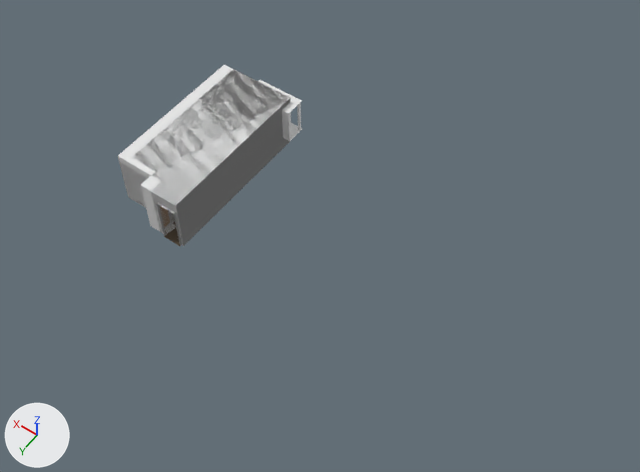
A saved change to the Blender file VRChat D20 2/Assets/Blender/D20.blend.
Both versions are drawn from a 50 mm camera at (-14.0, 13.6, 28.1) aimed at (-1.4, -4.0, 0.5). Every picture has the same lights, and +X, +Y and +Z are marked at lower left. The same objects are shown in both versions, whatever each file hides.

Names of what the first picture shows: 'Kitchen', 'Kitchen Collider'.
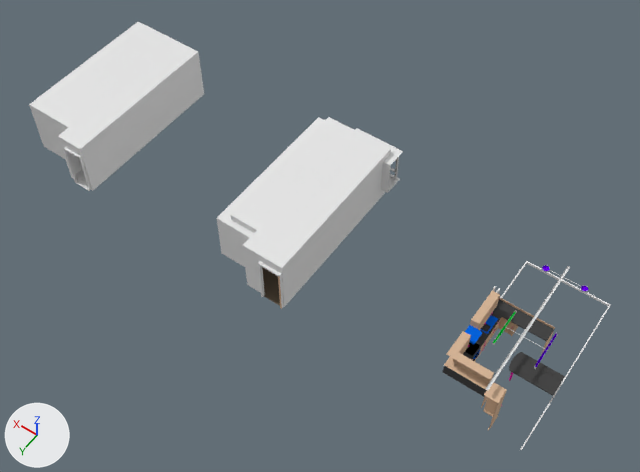
Where the change shows, as pixel boxes [x1, y1, x2, y2] in the pictures (640 x 472 px):
'Kitchen', reshaped, moved (7% taller)
    before: [119, 69, 302, 246]
    after: [217, 117, 403, 307]
'Kitchen Collider', moved
    before: [118, 65, 291, 245]
    after: [29, 22, 204, 191]
'Kitchen Fittings', added
    after: [442, 261, 611, 450]
    faces in mat_wood (beige #d5b597): [444, 290, 555, 430]
    faces in mat_countertop (dark grey #474747): [442, 299, 565, 397]
    faces in mat_white_plastic (white #e7e7e7): [486, 261, 611, 450]
    faces in mat_brushed_metal (blue #0767e7): [465, 315, 498, 359]
    faces in mat_lamp_off (purple #6900e7): [535, 266, 588, 367]
'Door Frame', added
    after: [258, 261, 284, 309]
    faces in mat_wall (white #e7e7e7): [258, 261, 284, 308]
'Kitchen Window', added
    after: [388, 157, 399, 190]
part 1 of me_cube_004, deleted
    before: [159, 102, 301, 227]
part 2 of me_cube_004, cut back
    before: [141, 185, 184, 246]
    after: [243, 246, 284, 306]

Patch to the scene script:
```diff
--- a/VRChat D20 2/Assets/Blender/D20.blend.py
+++ b/VRChat D20 2/Assets/Blender/D20.blend.py
@@ me_cube_004 @@
 # used by ob_kitchen; location = (4.25, 0.0, 0.0); rotation_euler = (1.571, 0.0, 0.0), in degrees (90, 0, 0)
-me_cube_004.from_pydata(...)  # 141 vertices, 89 faces; spans x -1.7..2.2, y 0.0..2.5, z 0.6..8.25
+me_cube_004.from_pydata(...)  # 36 vertices, 29 faces; spans x -1.7..2.2, y 0.0..2.5, z 0.65..8.25
+# me_cube_004 part 1: 8 loose pieces with 103 vertices, spanning x -1.65..2.2, y 0.0..2.25, z 0.7..8.2, are deleted
+# me_cube_004 part 2
+# 6 vertices are removed from x -1.25..-0.4, y 0.0..2.05, z 0.6..0.7
+# 7 faces are deleted
+# 2 vertices move from x -1.25..-0.4, y 0.0, z 0.7 to x -1.28..-0.37, y 0.0, z 0.7
+# 4 vertices are added at (-0.37, 2.09, 0.7), (-1.28, 2.09, 0.7), (-1.28, 0.0, 0.65), (-0.37, 0.0, 0.65)
+# 3 new faces join them, mat_wall (white #e7e7e7)
+# 1 new face joins them, mat_floor_kitchen (brown #6d604f)
 me_cube_004.materials.append(mat_wall)
 me_cube_004.materials.append(mat_floor_kitchen)
-me_cube_004.materials.append(mat_wood)  # beige #d5b597
-me_cube_004.materials.append(mat_countertop)  # dark grey #474747
-me_cube_004.materials.append(mat_chrome)  # pink #e700aa
@@ ob_kitchen @@
 ob_kitchen = bpy.data.objects.new('Kitchen', me_cube_004)
-ob_kitchen.location = (4.25, 0.0, 0.0)
+ob_kitchen.location = (-0.75, 0.0, 0.0)
 ob_kitchen.rotation_euler = (1.571, 0.0, 0.0)  # degrees (90, 0, 0)
@@ ob_kitchen_collider @@
 ob_kitchen_collider = bpy.data.objects.new('Kitchen Collider', me_cube_000)
-ob_kitchen_collider.location = (4.25, 0.0, 0.0)
+ob_kitchen_collider.location = (9.25, 0.0, 0.0)
 ob_kitchen_collider.rotation_euler = (1.571, 0.0, 0.0)  # degrees (90, 0, 0)
@@ ob_kitchen_fittings @@
+ob_kitchen_fittings = bpy.data.objects.new('Kitchen Fittings', me_cube_008)  # 1198 vertices, 877 faces; spans x -1.35..2.2, y 0.0..2.5, z 0.7..7.9; in mat_wood (beige #d5b597), mat_countertop (dark grey #474747), mat_chrome (pink #e700aa), mat_brushed_metal (blue #0767e7), mat_stovetop (black #000000), mat_white_plastic (white #e7e7e7), mat_lamp_off (purple #6900e7), mat_lamp_on (green #00e746); modifiers EDGE_SPLIT
+ob_kitchen_fittings.location = (-10.75, 0.0, 0.0)
+ob_kitchen_fittings.rotation_euler = (1.571, 0.0, 0.0)  # degrees (90, 0, 0)
@@ ob_kitchen_window @@
+ob_kitchen_window = bpy.data.objects.new('Kitchen Window', me_cube_011)  # 62 vertices, 44 faces; spans x -1.65..0.55, y 0.6..2.25, z 7.3..8.2; in mat_wall (white #e7e7e7); modifiers EDGE_SPLIT
+ob_kitchen_window.location = (-0.75, 0.0, 0.0)
+ob_kitchen_window.rotation_euler = (1.571, 0.0, 0.0)  # degrees (90, 0, 0)
@@ ob_door_frame @@
+ob_door_frame = bpy.data.objects.new('Door Frame', me_cube_019)  # 16 vertices, 12 faces; spans x -0.5..0.49, y 0.0..2.13, z -0.07..0.06; in mat_wall (white #e7e7e7), mat_wood (beige #d5b597); modifiers EDGE_SPLIT
+ob_door_frame.location = (-1.57, -0.65, 0.0)
+ob_door_frame.rotation_euler = (1.571, 0.0, 0.0)  # degrees (90, 0, 0)
```
